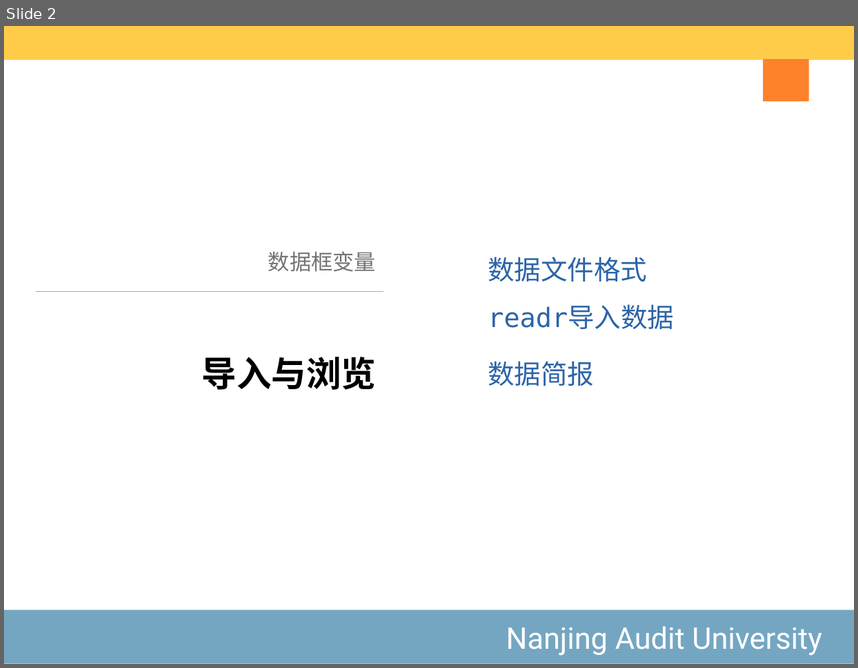
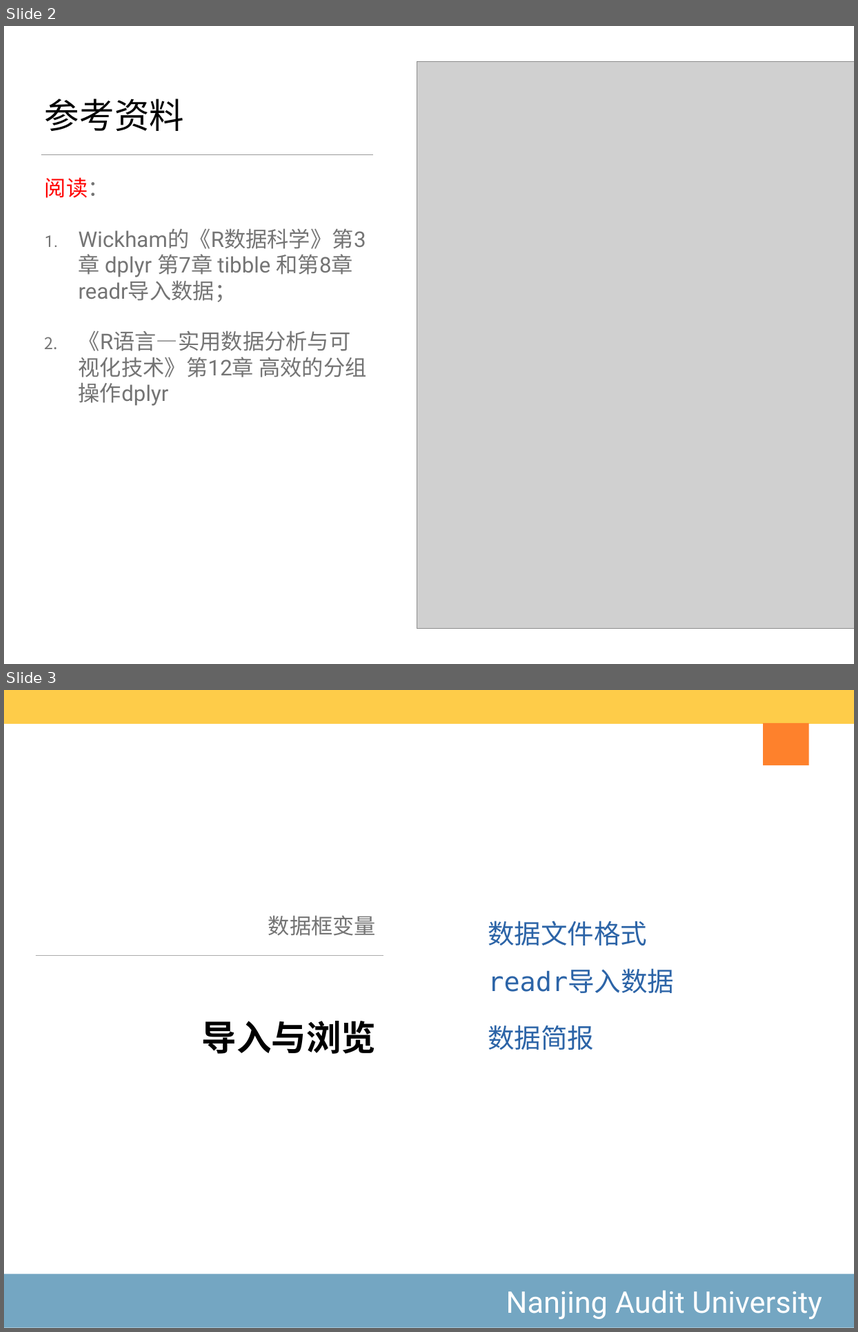
Before and after one commit to exoplanetX/DataAnalytics, a slide deck: 2020-4-数据框变量.pptx. Shown one above the other, each under a label of ours: slide 2 before the commit, slides 2 and 3 after it. The pictures are 858x668 and 858x1332 pixels, drawn with LibreOffice and Linux fonts; fonts in the diff are those of the drawing; grey boxes stand for pictures. Boxes give left, top, right and bottom in pixels: in the first picture for what was removed or moved away, otherwise in the second. Text is boxed around its words. In the diff, an @@ line names an element or a change of style, - is before the commit and + after.

```diff
--- a/2020-4-数据框变量.pptx
+++ b/2020-4-数据框变量.pptx
@@ slide 2 added at (4,26,854,664), background #FFFFFF @@
@@ picture added at (417,61,854,628) @@
@@ title added at (45,98,184,131), 42 pt, text #000000 @@
+参考资料
@@ line added from (41, 154) to (373, 154), #9A9A9A 1 pt @@
@@ text added at (45,177,366,405), 26 pt, text #747474 @@
+阅读：
+1. Wickham的《R数据科学》第3章 dplyr 第7章 tibble 和第8章 readr导入数据；
+2. 《R语言—实用数据分析与可视化技术》第12章 高效的分组操作dplyr
@@ what was slide 2 is now slide 3 @@
```
Also in this commit, not shown: 12 slides changed, 2 other slides added, 5 other files.
